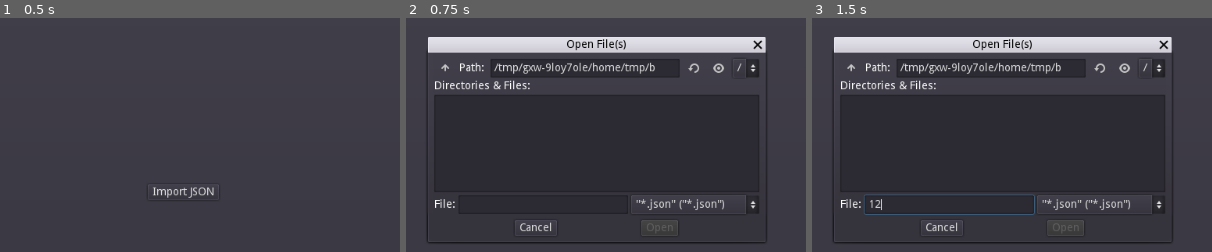
Above: before the commit, frames 1-3 (left to right).
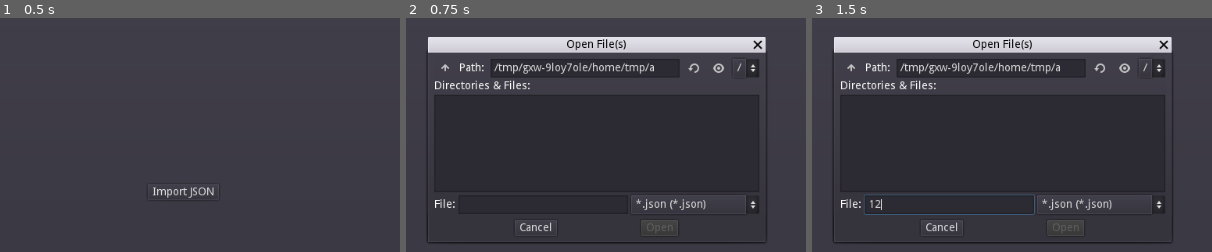
Above: after the commit, the same moments.

Repository: zacryol/spindle-of-serendipity
Game: Godot game, scene res://game/menus/MainMenu.tscn
The game is run twice, just before and just after one commit, with the same random seed, the same clock (stepped at 60 frames per second) and the same inputs.
Inputs (mouse positions are % of the whole screen's width and height, from its top left):
- Up to frame 1 (0.5 s): no input
- Up to frame 2 (0.75 s): click "Import JSON" at 0.5 s
- Up to frame 3 (1.5 s): click (44, 51) at 1.27 s; type "12" at 1.35 s
The pictures show only the part of the screen within x 27-77%, y 11-61%; the shares and areas given below are measured in that part.

Frame 1 is identical in both runs. In frame 2, 0.5% of the frame differs, in the area x 57-80%, y 18-83%; in frame 3, 0.5%.

Commit message:
Import Json functionality

Diff:
--- a/game/menus/MainMenu.gd
+++ b/game/menus/MainMenu.gd
@@ -8,3 +8,11 @@
 	$FileDialog.current_path = "res://"
 	$FileDialog.show()
 	pass # Replace with function body.
+
+func _on_FileDialog_files_selected(paths):
+	for path in paths:
+		var file_name = Array((path as String).split("/")).back()
+		EntryImport.import_entries_from_file(path)
+		Directory.new().copy(path, GlobalVars.ENTRIES_SAVE + file_name)
+
+	pass # Replace with function body.
--- a/game/menus/MainMenu.tscn
+++ b/game/menus/MainMenu.tscn
@@ -45,7 +45,8 @@
 resizable = true
 mode = 1
 access = 2
-filters = PoolStringArray( "\"*.json\"" )
+filters = PoolStringArray( "*.json" )
 current_dir = "/home/zach/Documents/godot/spindle-of-serendipity"
 current_path = "/home/zach/Documents/godot/spindle-of-serendipity/"
 [connection signal="pressed" from="VBoxContainer/ImportButton" to="." method="_on_ImportButton_pressed"]
+[connection signal="files_selected" from="FileDialog" to="." method="_on_FileDialog_files_selected"]
